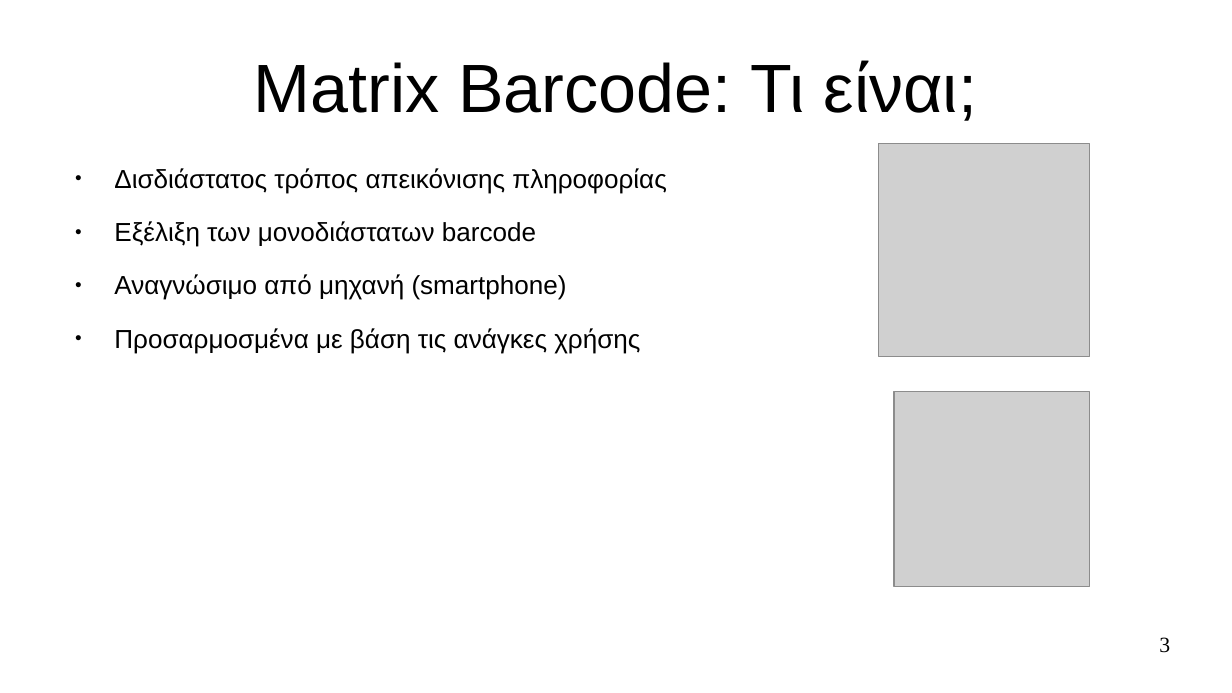
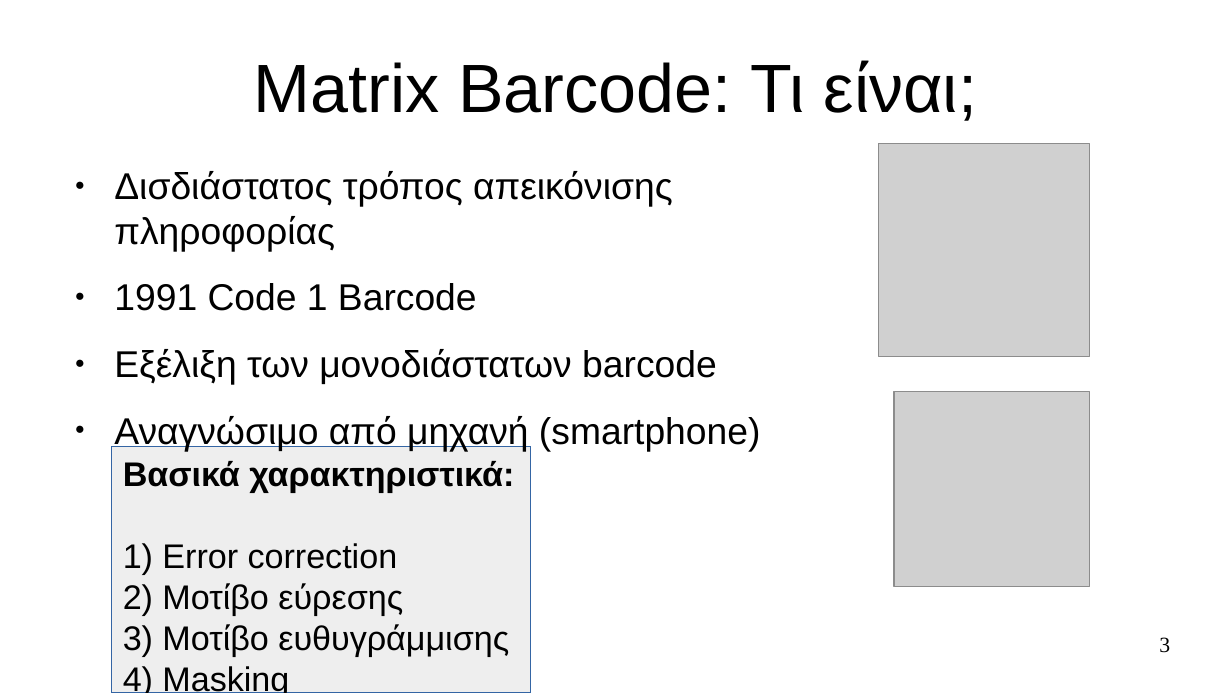
Before and after one commit to pevanget/Trigonix, a slide deck: slide 3 of Trigonix/Documentation/Παρουσίαση.odp. Drawn at 1232x693 pixels with LibreOffice and Linux fonts; fonts in the diff are those of the drawing; grey boxes stand for pictures. Boxes give left, top, right and bottom in pixels: in the first picture for what was removed or moved away, otherwise in the second. Text is boxed around its words. In the diff, an @@ line names an element or a change of style, - is before the commit and + after.

```diff
--- a/Trigonix/Documentation/Παρουσίαση.odp
+++ b/Trigonix/Documentation/Παρουσίαση.odp
@@ text at <box>114,171,761,451</box>: size 16.8 to 24 pt in "Δισδιάστατος τρόπος απεικόνισης πληροφορίας", "Εξέλιξη των μονοδιάστατων barcode", "Αναγνώσιμο από μηχανή (smartphone)" @@
@@ text at <box>114,283,477,311</box>: paragraph added @@
+● 1991 Code 1 Barcode
@@ text at <box>114,328,640,354</box>: paragraph removed @@
-● Προσαρμοσμένα με βάση τις ανάγκες χρήσης
@@ rectangle added at <box>112,447,531,693</box>, fill #EEEEEE, outline #3465A4 0 pt @@
@@ text added at <box>123,461,514,693</box>, 22 pt, text #000000 @@
+Βασικά χαρακτηριστικά:
+1) Error correction
+2) Μοτίβο εύρεσης
+3) Μοτίβο ευθυγράμμισης
+4) Masking
```
Also in this commit, not shown: 3 other slides changed, 5 slides added, 1 slide removed, 9 other files.
